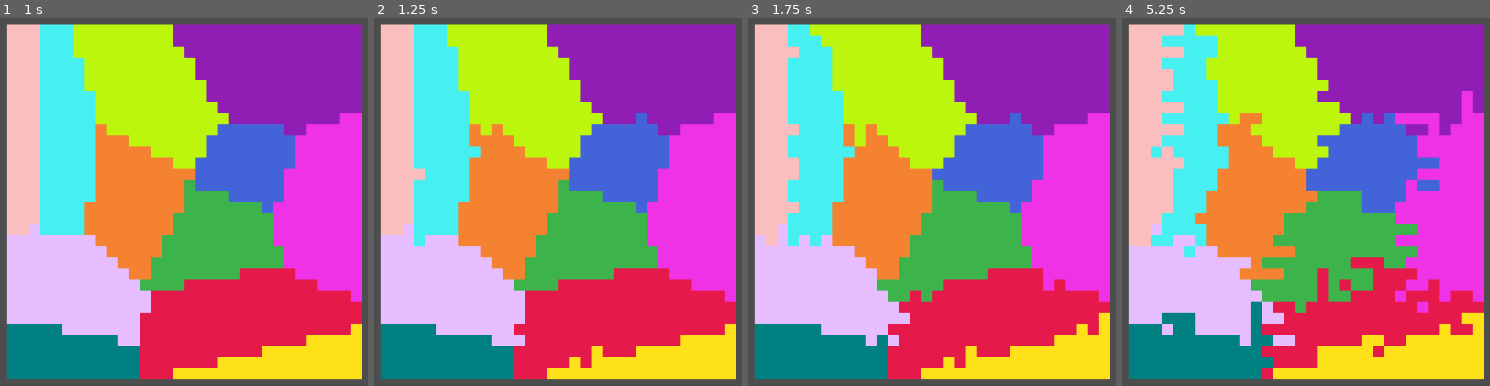
Above: before the commit, frames 1-4 (left to right).
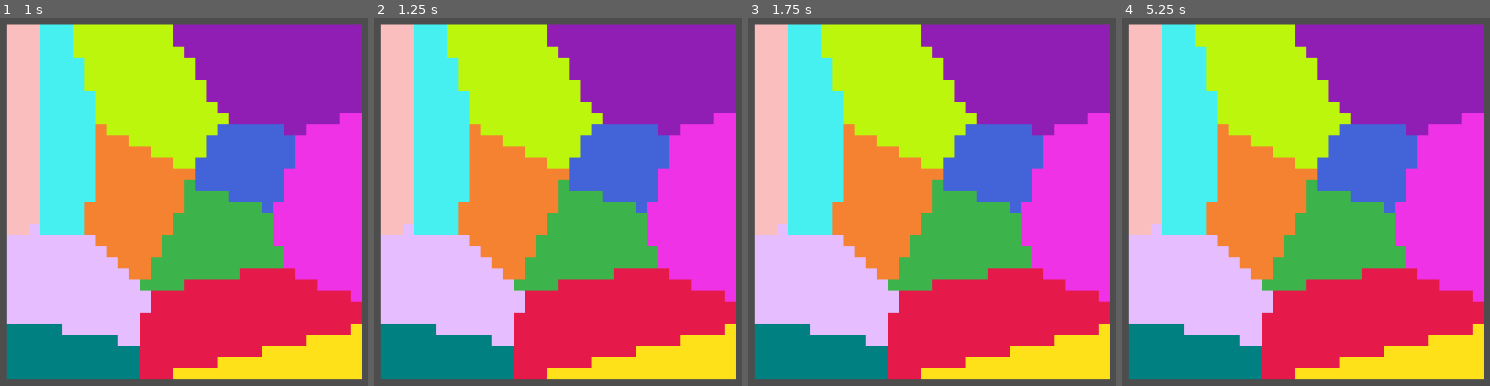
Above: after the commit, the same moments.

Repository: DeclanHarty/RedistrictingProject
Game: Godot game, scene res://main_scene.tscn
The game is run twice, just before and just after one commit, with the same random seed, the same clock (stepped at 60 frames per second) and the same inputs. The project has no main scene, so this scene is started directly.
Inputs:
- Up to frame 1 (1 s): tap Enter at 0.5 s
- Up to frame 2 (1.25 s): no input
- Up to frame 3 (1.75 s): no input
- Up to frame 4 (5.25 s): no input

Frame 1 is identical in both runs. In frame 2, 1.2% of the frame differs, in the area x 10-75%, y 7-96%; in frame 3, 3.3%; in frame 4, 12%, in the area x 1-99%, y 1-99%.

Commit message:
Working on fixing issues with split district detector

Diff:
--- a/diagram_creator.gd
+++ b/diagram_creator.gd
@@ -3,7 +3,7 @@
 const COLORS = ['#e6194b', '#3cb44b', '#ffe119', '#4363d8', '#f58231', '#911eb4', '#46f0f0', '#f032e6', '#bcf60c', '#fabebe', '#008080', '#e6beff', '#9a6324', '#fffac8', '#800000', '#aaffc3', '#808000', '#ffd8b1', '#000075', '#808080']
 const CANVAS_WIDTH = 32
 const CANVAS_HEIGHT = 32
-const MOORES_NEIGHBORS = [Vector2(0,1), Vector2(0,-1),  Vector2(1,0), Vector2(-1,0), Vector2(1,1), Vector2(1,-1), Vector2(-1,1), Vector2(-1,-1)]
+const MOORES_NEIGHBORS = [Vector2(0,1), Vector2(1,1),  Vector2(1,0), Vector2(1,-1), Vector2(0,-1), Vector2(-1,-1), Vector2(-1,0), Vector2(-1,1)]
 const CARDINAL_DIRECTIONS = [Vector2(0,1), Vector2(0,-1), Vector2(1,0), Vector2(-1,0)]
 
 var district_map  = []
@@ -20,8 +20,9 @@
 var dynimage
 var image_texture
 var time_since_last_step = 1.0
-
-var initial_bad_move_chance = .2
+var time_between_steps = 3
+
+var initial_bad_move_chance = .20
 var TEMP_CHANGE_RATE = 0
 const MAX_NUMBER_OF_BAD_ITERATIONS = 50
 var number_of_bad_iterations = 0
@@ -64,7 +65,7 @@
 func _process(delta: float) -> void:
 	time_since_last_step -= delta
 	if(time_since_last_step <= 0 and len(edges) > 0):
-		time_since_last_step = 0.01
+		time_since_last_step = time_between_steps
 		var pos_and_new_district = flip_edge()
 
 		if(pos_and_new_district[1] == -1):
@@ -224,6 +225,9 @@
 	new_dict[original_district] -= 1
 	new_dict[new_district] += 1
 
+	if(move_creates_split_check(pos, district_map)):
+		return [Vector2.ZERO, -1]
+
 	# Calculate the std_deviation of the new move and roll a value between 0 and 1
 	var test_std_deviation = calc_stand_dev(new_dict.values())
 	var bad_move_value = randf()
@@ -265,3 +269,69 @@
 
 	average_4th_distance = distance_sum / len(values)
 	return sqrt(average_4th_distance)
+
+func move_creates_split_check(pos, current_district_map):
+	var start_district
+	var current_district
+
+	# Flags
+	#var intial_group_ended = false
+	var should_match_beginning = false
+
+	var districts_that_should_not_appear_again = []
+	print(pos)
+	var neighbors = []
+	for direction in MOORES_NEIGHBORS:
+		var check_pos = pos + direction
+		#Check if cell is in the bounds of the map
+		if (check_pos.x < 0 or check_pos.x >= CANVAS_WIDTH or check_pos.y < 0 or check_pos.y >= CANVAS_HEIGHT):
+			neighbors.append(-1)
+
+		else:
+			var checked_cell_district = current_district_map[check_pos.x][check_pos.y]
+			neighbors.append(checked_cell_district)
+
+	print(neighbors)
+
+	for direction in MOORES_NEIGHBORS:
+		var check_pos = pos + direction
+
+		#Check if cell is in the bounds of the map
+		if (check_pos.x < 0 or check_pos.x >= CANVAS_WIDTH or check_pos.y < 0 or check_pos.y >= CANVAS_HEIGHT):
+			# If start_district has not been set yet initialize it to -1
+			if(start_district == null):
+				start_district = -1
+				current_district = -1
+			# If current_district is different from the checked cell's district
+			elif(current_district != -1):
+				districts_that_should_not_appear_again.append(current_district)
+				current_district = -1
+			print(-1)
+		else:
+			var checked_cell_district = current_district_map[check_pos.x][check_pos.y]
+			if(start_district == null):
+				print("Set Start")
+				# Set start and current district to the district of the checked cell
+				start_district = checked_cell_district
+				current_district = checked_cell_district
+
+			# If a district that should not have appeared again comes up return true
+			elif(checked_cell_district in districts_that_should_not_appear_again):
+				print("District Came Up Again")
+				return true
+			# If encountering a new district
+			elif(current_district != checked_cell_district):
+				if(current_district != start_district):
+					districts_that_should_not_appear_again.append(current_district)
+				else:
+					should_match_beginning = true
+					continue
+
+				if(should_match_beginning):
+					print("Did Not Properly Loop")
+					return true
+
+				current_district = checked_cell_district
+			print(checked_cell_district)
+	print("Went through")
+	return false
